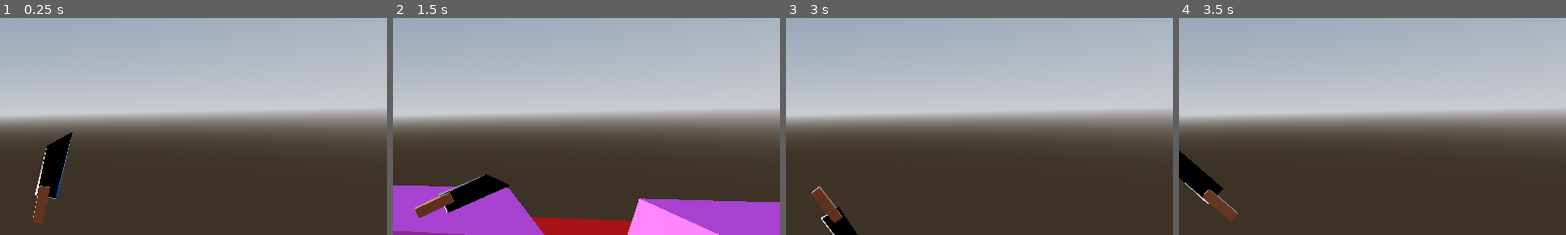
Above: before the commit, frames 1-4 (left to right).
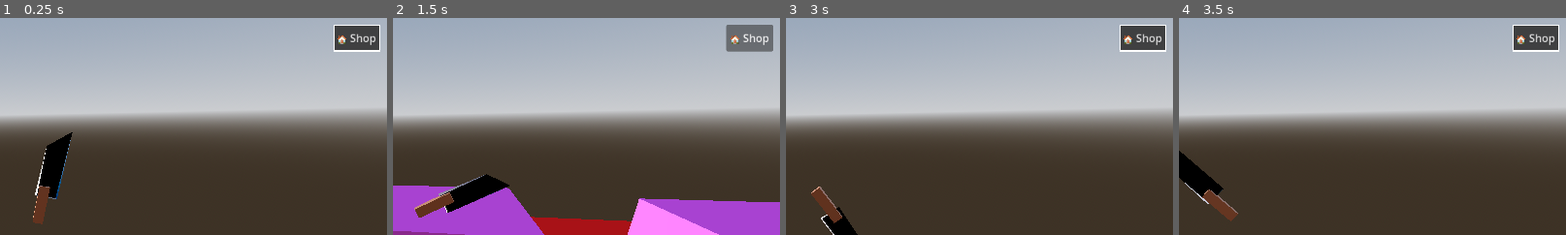
Above: after the commit, the same moments.

Repository: milserbua/slicer
Game: Godot game, scene res://main.tscn
Same seed, same stepped clock (60 frames per second), same inputs: the game is played once before the commit and once after it.
Inputs (mouse positions are % of the whole screen's width and height, from its top left):
- Up to frame 1 (0.25 s): no input
- Up to frame 2 (1.5 s): click (96, 5) at 0.5 s, where only the run after the commit has a clickable "🏠 Shop"; click (96, 5) at 1.25 s, where only the run after the commit has a clickable "🏠 Shop"
- Up to frame 3 (3 s): click (96, 5) at 2 s, where only the run after the commit has a clickable "🏠 Shop"; tap Enter (ui_accept) at 2.75 s; move the mouse to (72, 45) at 2.77 s
- Up to frame 4 (3.5 s): tap Enter (ui_accept) at 3.02 s
The pictures show only the part of the screen within x 50-100%, y 0-50%; the shares and areas given below are measured in that part.

The runs differ from the first frame. In frame 1, 1.5% of the frame differs, in the area x 86-99%, y 3-16%; in frame 2, 1.5%, in the area x 85-99%, y 3-16%; in frame 3, 1.5%; in frame 4, 1.5%.

Commit message:
Add shop button and shop UI to main scene

Diff:
--- a/meista/main.tscn
+++ b/meista/main.tscn
@@ -4,6 +4,7 @@
 [ext_resource type="Script" uid="uid://brry7hamvd73g" path="res://platformspawner.gd" id="2_0xm2m"]
 [ext_resource type="PackedScene" uid="uid://ip2e1h8heoa1" path="res://messer.glb" id="2_1bvp3"]
 [ext_resource type="PackedScene" uid="uid://b6r36qa0ri70e" path="res://platform.tscn" id="3_h2yge"]
+[ext_resource type="Script" uid="uid://c8y3w0s5i1ko" path="res://meista/shop_ui.gd" id="4_shop"]
 
 [sub_resource type="ProceduralSkyMaterial" id="ProceduralSkyMaterial_7dm0k"]
 sky_horizon_color = Color(0.66224277, 0.6717428, 0.6867428, 1)
@@ -37,6 +38,14 @@
 [sub_resource type="LabelSettings" id="LabelSettings_level"]
 
 [sub_resource type="LabelSettings" id="LabelSettings_coins"]
+
+[sub_resource type="StyleBoxFlat" id="StyleBox_button"]
+bg_color = Color(0.2, 0.2, 0.2, 0.9)
+border_color = Color(1, 1, 1, 1)
+border_width_left = 2
+border_width_top = 2
+border_width_right = 2
+border_width_bottom = 2
 
 [node name="Main" type="Node3D" unique_id=1291383684]
 
@@ -101,3 +110,24 @@
 [node name="CoinsLabel" type="Label" parent="CanvasLayer/con" unique_id=1558318907]
 layout_mode = 2
 label_settings = SubResource("LabelSettings_coins")
+
+[node name="ShopButton" type="Button" parent="CanvasLayer" unique_id=1558318908]
+anchor_left = 1.0
+anchor_top = 0.0
+anchor_right = 1.0
+anchor_bottom = 0.0
+offset_left = -80.0
+offset_top = 10.0
+offset_right = -10.0
+offset_bottom = 50.0
+text = "🏠 Shop"
+theme_override_styles/normal = SubResource("StyleBox_button")
+
+[node name="ShopUI" type="Control" parent="CanvasLayer" unique_id=1558318909]
+visible = false
+layout_mode = 1
+anchors_left = 0.0
+anchors_top = 0.0
+anchors_right = 1.0
+anchors_bottom = 1.0
+script = ExtResource("4_shop")
